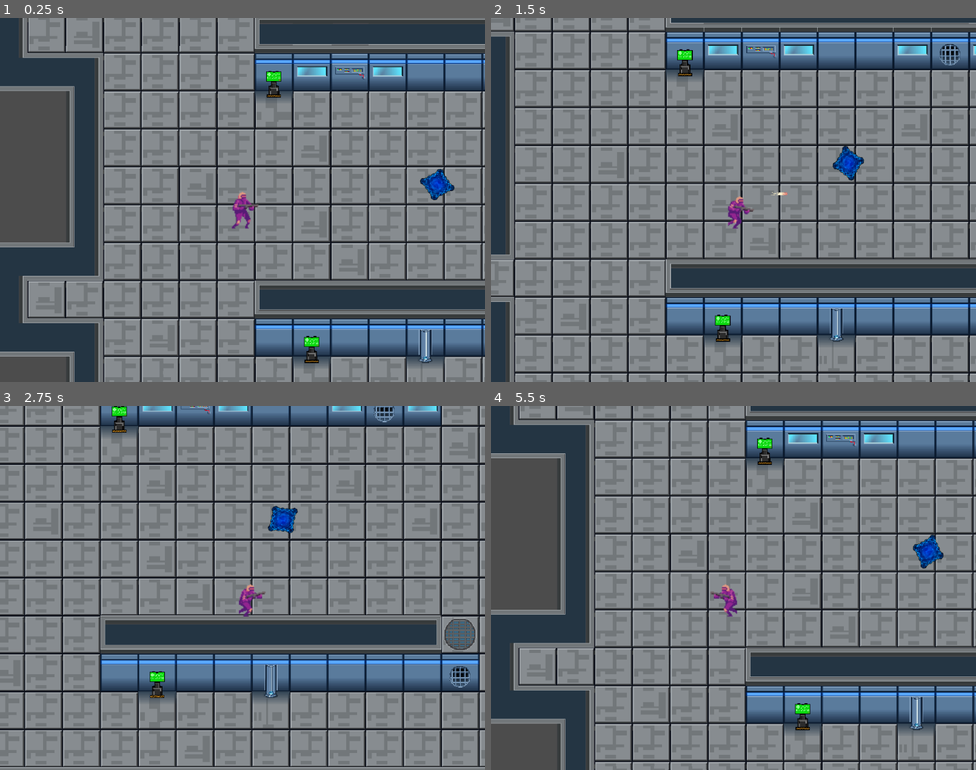
Above: before the commit, frames 1-4 (two rows, left to right).
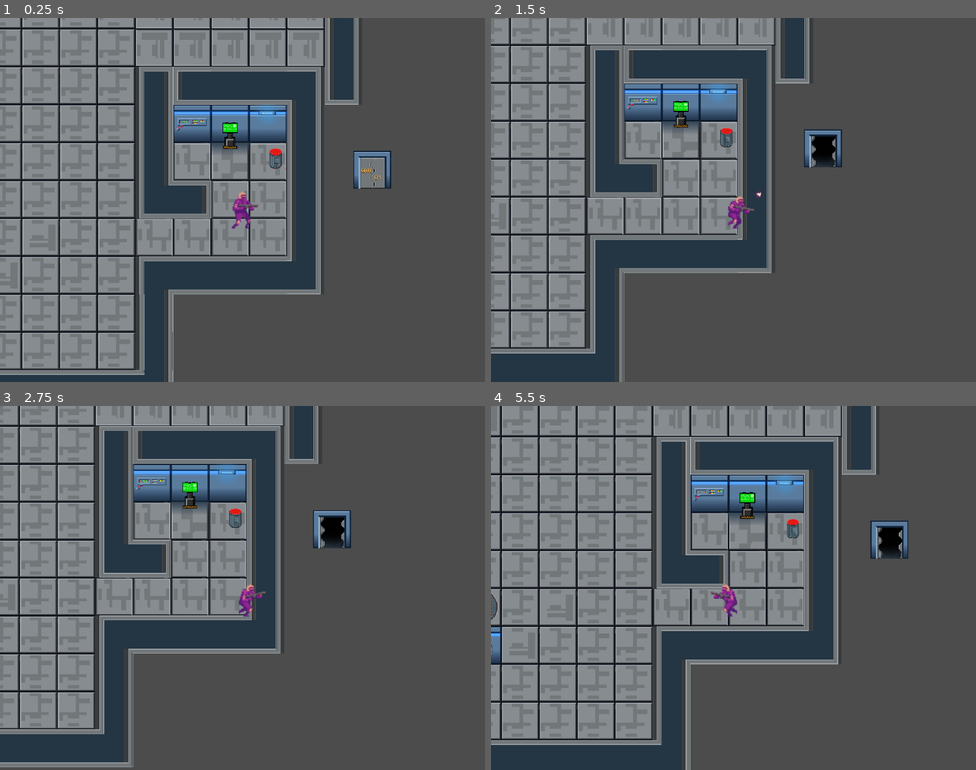
Above: after the commit, the same moments.

Repository: Josemascherpa/FinalGodot
Game: Godot game, scene res://Niveles/Level1.tscn
Two runs of this game, one before a commit and one after it. Both use one fixed random seed, a clock stepped at 60 frames per second and the inputs below.
Inputs:
- Up to frame 1 (0.25 s): no input
- Up to frame 2 (1.5 s): hold D (move_right) 0.53-1.28 s; tap E (Press, bound only after the commit) at 0.6 s; hold S (move_down) from 1.28 s (still down); tap Space (Shot) at 1.35 s
- Up to frame 3 (2.75 s): tap E (Press, bound only after the commit) at 1.55, 2.1 s; release S (move_down) at 2.03 s; hold D (move_right) from 2.03 s (still down)
- Up to frame 4 (5.5 s): release D (move_right) at 2.78 s; hold W (move_up) 2.78-3.53 s; tap E (Press, bound only after the commit) at 2.85, 3.8, 4.35, 5.1 s; hold A (move_left) 3.53-5.03 s; tap Space (Shot) at 3.6 s; hold S (move_down) from 5.03 s (still down)

The runs differ from the first frame. In frame 1, 74% of the frame differs, in the area x 0-100%, y 0-100%; in frame 2, 75%; in frame 3, 70%; in frame 4, 74%.

Commit message:
Lvl1/Boton y Puerta

Diff:
--- /dev/null
+++ b/Boton/Boton.gd
@@ -0,0 +1,16 @@
+extends Area2D
+
+onready var doorlvl1= get_node("/root/Level1/doorLvl1")
+var opened:bool=false
+
+func Press():
+	opened=!opened
+	if(opened):
+		$AnimationPlayer.play("Press")
+		doorlvl1.Open()
+		$Particles2D.visible=false
+	else:
+		$AnimationPlayer.play("UnPress")
+		doorlvl1.Close()
+		$Particles2D.visible=true
+	## LLAMAR PUERTA QUE SE ACTIVE
--- /dev/null
+++ b/Boton/Boton.tscn
@@ -0,0 +1,110 @@
+[gd_scene load_steps=9 format=2]
+
+[ext_resource path="res://Boton/boton.png" type="Texture" id=1]
+[ext_resource path="res://Boton/Boton.gd" type="Script" id=2]
+
+[sub_resource type="Animation" id=1]
+resource_name = "Press"
+tracks/0/type = "value"
+tracks/0/path = NodePath("Sprite:frame")
+tracks/0/interp = 1
+tracks/0/loop_wrap = true
+tracks/0/imported = false
+tracks/0/enabled = true
+tracks/0/keys = {
+"times": PoolRealArray( 0 ),
+"transitions": PoolRealArray( 1 ),
+"update": 1,
+"values": [ 0 ]
+}
+
+[sub_resource type="Animation" id=2]
+length = 0.001
+tracks/0/type = "value"
+tracks/0/path = NodePath("Sprite:frame_coords")
+tracks/0/interp = 1
+tracks/0/loop_wrap = true
+tracks/0/imported = false
+tracks/0/enabled = true
+tracks/0/keys = {
+"times": PoolRealArray( 0 ),
+"transitions": PoolRealArray( 1 ),
+"update": 0,
+"values": [ Vector2( 1, 0 ) ]
+}
+tracks/1/type = "value"
+tracks/1/path = NodePath("Sprite:frame")
+tracks/1/interp = 1
+tracks/1/loop_wrap = true
+tracks/1/imported = false
+tracks/1/enabled = true
+tracks/1/keys = {
+"times": PoolRealArray( 0 ),
+"transitions": PoolRealArray( 1 ),
+"update": 0,
+"values": [ 0 ]
+}
+
+[sub_resource type="Animation" id=3]
+resource_name = "UnPress"
+tracks/0/type = "value"
+tracks/0/path = NodePath("Sprite:frame_coords")
+tracks/0/interp = 1
+tracks/0/loop_wrap = true
+tracks/0/imported = false
+tracks/0/enabled = true
+tracks/0/keys = {
+"times": PoolRealArray( 0 ),
+"transitions": PoolRealArray( 1 ),
+"update": 0,
+"values": [ Vector2( 1, 0 ) ]
+}
+
+[sub_resource type="RectangleShape2D" id=4]
+extents = Vector2( 90.3718, 32.6154 )
+
+[sub_resource type="RectangleShape2D" id=5]
+extents = Vector2( 28, 24.75 )
+
+[sub_resource type="ParticlesMaterial" id=6]
+emission_shape = 1
+emission_sphere_radius = 65.54
+flag_disable_z = true
+spread = 0.0
+gravity = Vector3( 0, -98, 0 )
+orbit_velocity = 0.0
+orbit_velocity_random = 0.0
+scale = 5.0
+color = Color( 0.882353, 0.384314, 0.384314, 1 )
+
+[node name="Boton" type="Area2D"]
+position = Vector2( 736, 646 )
+scale = Vector2( 0.315363, 0.36781 )
+script = ExtResource( 2 )
+
+[node name="Sprite" type="Sprite" parent="."]
+texture = ExtResource( 1 )
+hframes = 2
+
+[node name="AnimationPlayer" type="AnimationPlayer" parent="."]
+autoplay = "UnPress"
+anims/Press = SubResource( 1 )
+anims/RESET = SubResource( 2 )
+anims/UnPress = SubResource( 3 )
+
+[node name="CollisionShape2D" type="CollisionShape2D" parent="."]
+position = Vector2( -1.58545, 13.3846 )
+shape = SubResource( 4 )
+
+[node name="StaticBody2D" type="StaticBody2D" parent="."]
+
+[node name="CollisionShape2D" type="CollisionShape2D" parent="StaticBody2D"]
+position = Vector2( -1, 15.75 )
+shape = SubResource( 5 )
+
+[node name="Particles2D" type="Particles2D" parent="."]
+position = Vector2( 0, 15.3846 )
+amount = 15
+lifetime = 0.5
+speed_scale = 0.5
+process_material = SubResource( 6 )
--- a/Niveles/Level1.tscn
+++ b/Niveles/Level1.tscn
@@ -1,9 +1,13 @@
-[gd_scene load_steps=5 format=2]
+[gd_scene load_steps=9 format=2]
 
 [ext_resource path="res://Tileset/Ship.tres" type="TileSet" id=1]
 [ext_resource path="res://Sprites && Escenas/Player/Player.tscn" type="PackedScene" id=2]
 [ext_resource path="res://Trampas/Rayo/Ray.tscn" type="PackedScene" id=3]
 [ext_resource path="res://Trampas/Tower/FireTower.tscn" type="PackedScene" id=4]
+[ext_resource path="res://Boton/Boton.tscn" type="PackedScene" id=5]
+[ext_resource path="res://Puertas/doorLvl1.tscn" type="PackedScene" id=6]
+[ext_resource path="res://PowerUps/Protect/Shield.tscn" type="PackedScene" id=7]
+[ext_resource path="res://PowerUps/RainOfBullets/RainOfBullets.tscn" type="PackedScene" id=8]
 
 [node name="Level1" type="Node2D"]
 
@@ -14,7 +18,7 @@
 tile_data = PoolIntArray( -196604, -536870869, 0, -196603, -2147483608, 0, -196602, -2147483608, 0, -196601, -214748360 …(8507 unchanged characters)…
 
 [node name="Player" parent="." instance=ExtResource( 2 )]
-position = Vector2( 621, 595 )
+position = Vector2( 1719, 700 )
 z_index = 1
 
 [node name="Ray" parent="." instance=ExtResource( 3 )]
@@ -27,3 +31,25 @@
 cooldown = 5
 
 [node name="FireColumn" parent="." instance=ExtResource( 4 )]
+position = Vector2( 858, 569 )
+cooldown = 5
+
+[node name="FireColumn2" parent="." instance=ExtResource( 4 )]
+position = Vector2( 1216, 569 )
+SPEEDROTATION = 10000
+cooldown = 1
+
+[node name="Boton" parent="." instance=ExtResource( 5 )]
+position = Vector2( 1775, 630 )
+
+[node name="Shield" parent="." instance=ExtResource( 7 )]
+position = Vector2( 722, 529 )
+
+[node name="RainOfBullets" parent="." instance=ExtResource( 8 )]
+position = Vector2( 794, 620 )
+
+[node name="doorLvl1" parent="." instance=ExtResource( 6 )]
+position = Vector2( 1938, 649 )
+
+[connection signal="body_entered" from="Boton" to="Player" method="_on_Boton_body_entered"]
+[connection signal="body_exited" from="Boton" to="Player" method="_on_Boton_body_exited"]
--- /dev/null
+++ b/Niveles/doorLvl1.gd
@@ -0,0 +1,7 @@
+extends Area2D
+
+
+func Open():
+	$AnimationPlayer.play("Open")
+func Close():
+	$AnimationPlayer.play("Close")
--- /dev/null
+++ b/Puertas/doorLvl1.tscn
@@ -0,0 +1,70 @@
+[gd_scene load_steps=7 format=2]
+
+[ext_resource path="res://Niveles/doorLvl1.gd" type="Script" id=1]
+[ext_resource path="res://Puertas/doorlv1.png" type="Texture" id=2]
+
+[sub_resource type="RectangleShape2D" id=1]
+extents = Vector2( 32, 32 )
+
+[sub_resource type="Animation" id=2]
+resource_name = "Close"
+tracks/0/type = "value"
+tracks/0/path = NodePath("Sprite:frame")
+tracks/0/interp = 1
+tracks/0/loop_wrap = true
+tracks/0/imported = false
+tracks/0/enabled = true
+tracks/0/keys = {
+"times": PoolRealArray( 0 ),
+"transitions": PoolRealArray( 1 ),
+"update": 1,
+"values": [ 0 ]
+}
+
+[sub_resource type="Animation" id=4]
+resource_name = "Open"
+length = 0.5
+tracks/0/type = "value"
+tracks/0/path = NodePath("Sprite:frame")
+tracks/0/interp = 1
+tracks/0/loop_wrap = true
+tracks/0/imported = false
+tracks/0/enabled = true
+tracks/0/keys = {
+"times": PoolRealArray( 0, 0.2, 0.4 ),
+"transitions": PoolRealArray( 1, 1, 1 ),
+"update": 1,
+"values": [ 0, 2, 1 ]
+}
+
+[sub_resource type="Animation" id=3]
+length = 0.001
+tracks/0/type = "value"
+tracks/0/path = NodePath("Sprite:frame")
+tracks/0/interp = 1
+tracks/0/loop_wrap = true
+tracks/0/imported = false
+tracks/0/enabled = true
+tracks/0/keys = {
+"times": PoolRealArray( 0 ),
+"transitions": PoolRealArray( 1 ),
+"update": 0,
+"values": [ 0 ]
+}
+
+[node name="doorLvl1" type="Area2D"]
+position = Vector2( 1695, 636 )
+script = ExtResource( 1 )
+
+[node name="Sprite" type="Sprite" parent="."]
+texture = ExtResource( 2 )
+hframes = 2
+vframes = 2
+
+[node name="CollisionShape2D" type="CollisionShape2D" parent="."]
+shape = SubResource( 1 )
+
+[node name="AnimationPlayer" type="AnimationPlayer" parent="."]
+anims/Close = SubResource( 2 )
+anims/Open = SubResource( 4 )
+anims/RESET = SubResource( 3 )
--- a/Sprites && Escenas/Player/Player.gd
+++ b/Sprites && Escenas/Player/Player.gd
@@ -1,5 +1,6 @@
 extends KinematicBody2D
 
+onready var boton=get_node("/root/Level1/Boton")
 export(float) var SPEED=180
 export (PackedScene) var bullet_normal #BALA NORMAL
 export (PackedScene) var shield
@@ -12,15 +13,20 @@
 onready var TimingShield = $TimerShield
 var protectShield#GUARDO INSTANCIA DEL ESCUDO PARA BORRARLA LUEGO
 var life=100
+var stayBoton=false
 
 func _ready():
 	set_process_input(true)
+
 
 func _process(delta):
 	if (Input.is_action_just_pressed("shot")):
 		match rainOfBullets:
 			false: shot(bullet_normal,$Sprite.scale.x)
 			true: shotThree(bullet_normal,$Sprite.scale.x)
+	if(Input.is_action_just_pressed("Press") && stayBoton):
+		boton.Press()
+
 	if(shieldPU):
 		protect()
 		shieldPU=false
@@ -80,3 +86,12 @@
 	protectShield.queue_free()
 	protectShield = null
 	TimingShield.stop()
+
+
+
+func _on_Boton_body_entered(body):
+	stayBoton=true
+
+
+func _on_Boton_body_exited(body):
+	stayBoton=false
--- a/Trampas/Tower/FireTower.gd
+++ b/Trampas/Tower/FireTower.gd
@@ -1,7 +1,6 @@
 extends StaticBody2D
 
 export (PackedScene) var bullet
-export var SPEEDBULLET=100
 export var SPEEDROTATION = 50
 onready var arrayPosition = [$Sprite/Position2DHigh,$Sprite/Position2DRight,$Sprite/Position2DLeft,$Sprite/Position2DDown]
 export var cooldown = 5
--- a/project.godot
+++ b/project.godot
@@ -56,6 +56,11 @@
 "events": [ Object(InputEventKey,"resource_local_to_scene":false,"resource_name":"","device":0,"alt":false,"shift":false,"control":false,"meta":false,"command":false,"pressed":false,"scancode":0,"physical_scancode":16777238,"unicode":0,"echo":false,"script":null)
  ]
 }
+Press={
+"deadzone": 0.5,
+"events": [ Object(InputEventKey,"resource_local_to_scene":false,"resource_name":"","device":0,"alt":false,"shift":false,"control":false,"meta":false,"command":false,"pressed":false,"scancode":0,"physical_scancode":69,"unicode":0,"echo":false,"script":null)
+ ]
+}
 
 [physics]
 
Binary file added: Boton/boton.png
Not shown, added: Boton/boton.png.import
Binary file added: Puertas/doorlv1.png
Not shown, added: Puertas/doorlv1.png.import
